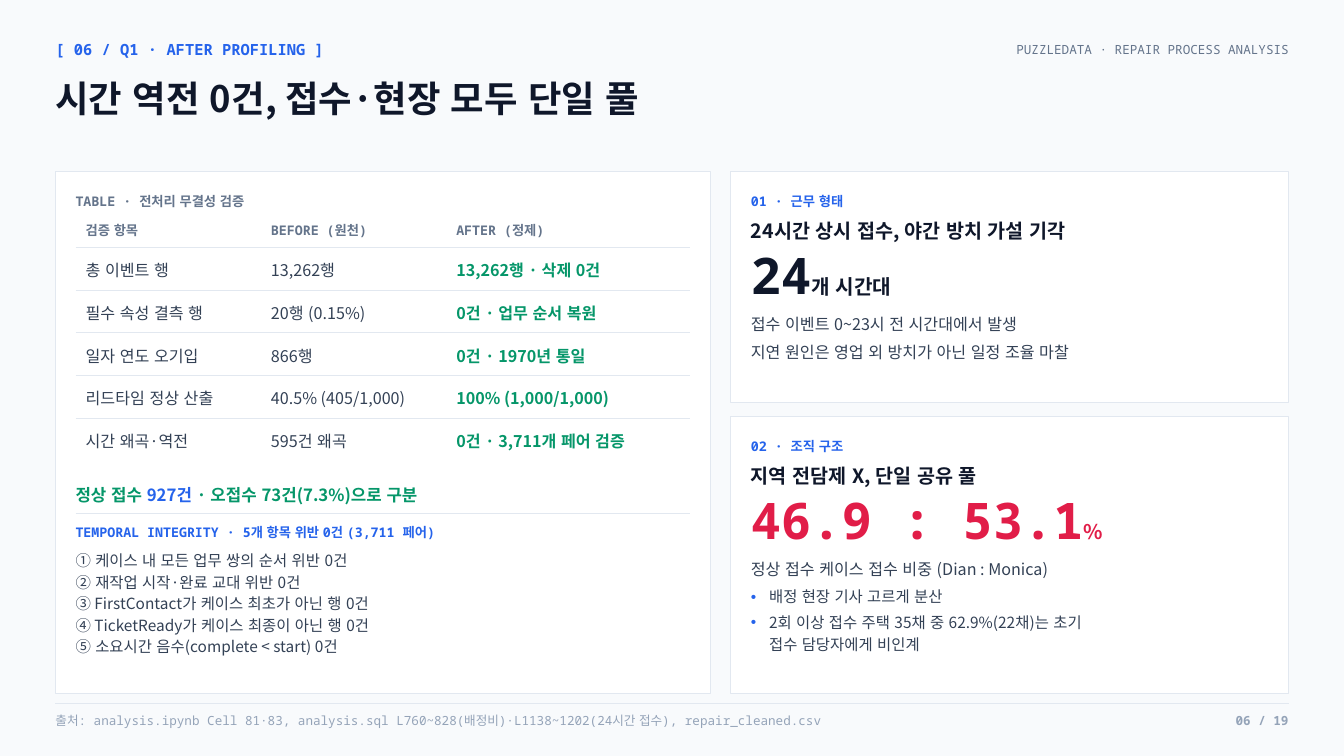
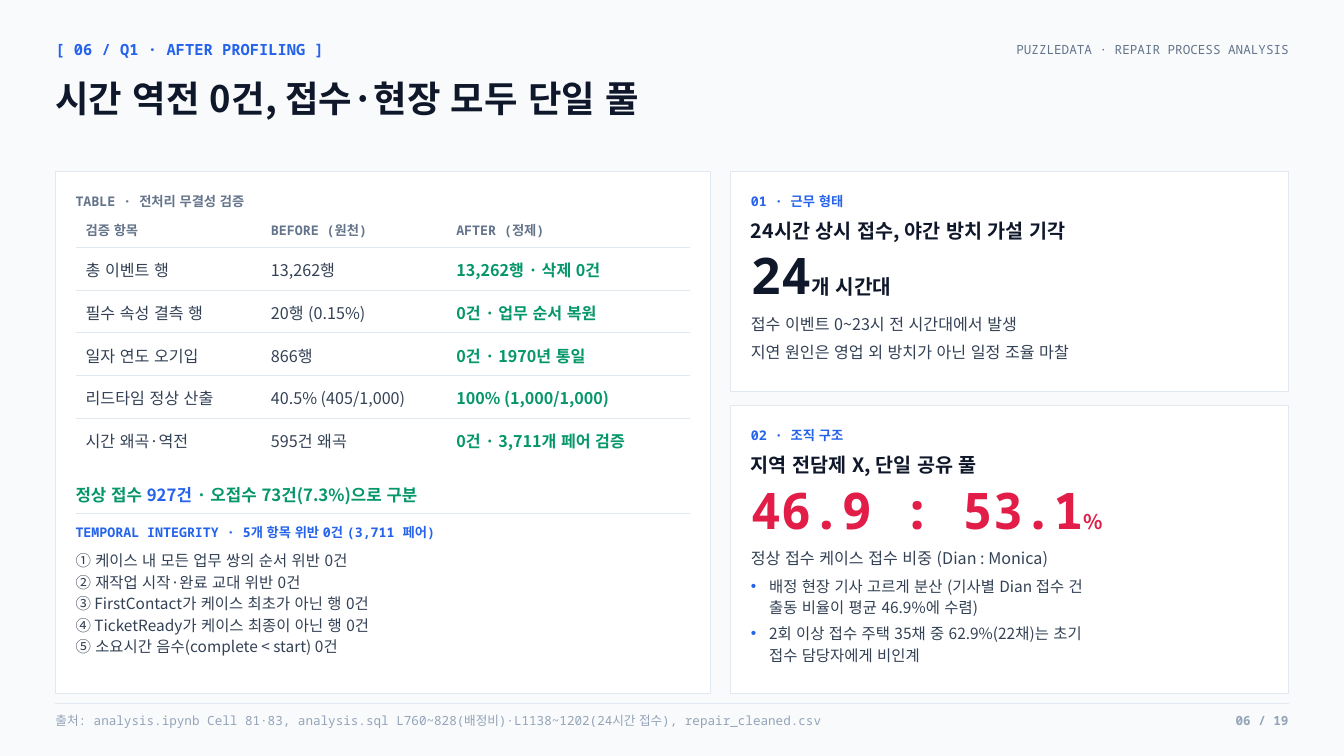
Before and after one commit to nus1245/puzzle_data, a slide deck: slide 6 of outputs/pptx/puzzledata_repair_report.pptx. Drawn at 1344x756 pixels with LibreOffice and Linux fonts; fonts in the diff are those of the drawing. Boxes give left, top, right and bottom in pixels: in the first picture for what was removed or moved away, otherwise in the second. Text is boxed around its words. In the diff, an @@ line names an element or a change of style, - is before the commit and + after.

```diff
--- a/outputs/pptx/puzzledata_repair_report.pptx
+++ b/outputs/pptx/puzzledata_repair_report.pptx
@@ rectangle: place and size @@
-rectangle at (731, 171, 1289, 402)
+rectangle at (731, 171, 1289, 391)
@@ rectangle: place and size @@
-rectangle at (731, 416, 1289, 694)
+rectangle at (731, 405, 1289, 694)
@@ 4 texts: place and size @@
-4 texts at (751, 440, 1084, 578)
+4 texts at (751, 429, 1084, 567)
@@ text "배정 현장 기사 고르게 분산 ...": place and size @@
-text "배정 현장 기사 고르게 분산 ..." at (769, 589, 1081, 652)
+text "배정 현장 기사 고르게 분산 ..." at (769, 579, 1083, 663)
@@ text at (769, 579, 1083, 616): text changed @@
-• 배정 현장 기사 고르게 분산
+• 배정 현장 기사 고르게 분산 (기사별 Dian 접수 건
+  출동 비율이 평균 46.9%에 수렴)
```
Also in this commit, not shown: 2 other files.
